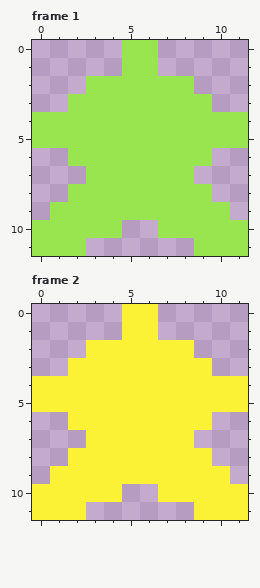
Two states of a pixel-art file, Assets/Sprites/Star.ase. The first picture shows the starting point.
12x12 pixels, 2 frames. Shown: frame 1, frame 2.
The result:
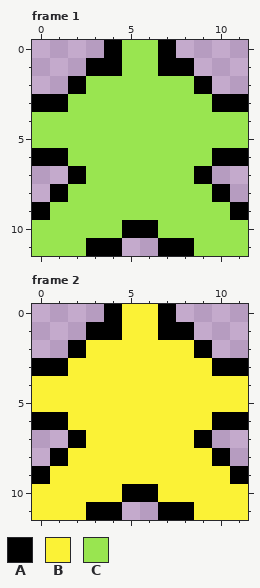
Palette (. is transparent): A #000000  B #fbf236  C #99e550
Changes in this commit:
--- frame 1
@@ x 0..11 @@
- 0 .....CC.....
- 1 .....CC.....
- 2 ...CCCCCC...
- 3 ..CCCCCCCC..
+ 0 ....ACCA....
+ 1 ...AACCAA...
+ 2 ..ACCCCCCA..
+ 3 AACCCCCCCCAA
  4 CCCCCCCCCCCC
  5 CCCCCCCCCCCC
- 6 ..CCCCCCCC..
- 7 ...CCCCCC...
- 8 ..CCCCCCCC..
- 9 .CCCCCCCCCC.
-10 CCCCC..CCCCC
-11 CCC......CCC
+ 6 AACCCCCCCCAA
+ 7 ..ACCCCCCA..
+ 8 .ACCCCCCCCA.
+ 9 ACCCCCCCCCCA
+10 CCCCCAACCCCC
+11 CCCAA..AACCC
--- frame 2
@@ x 0..11 @@
- 0 .....BB.....
- 1 .....BB.....
- 2 ...BBBBBB...
- 3 ..BBBBBBBB..
+ 0 ....ABBA....
+ 1 ...AABBAA...
+ 2 ..ABBBBBBA..
+ 3 AABBBBBBBBAA
  4 BBBBBBBBBBBB
  5 BBBBBBBBBBBB
- 6 ..BBBBBBBB..
- 7 ...BBBBBB...
- 8 ..BBBBBBBB..
- 9 .BBBBBBBBBB.
-10 BBBBB..BBBBB
-11 BBB......BBB
+ 6 AABBBBBBBBAA
+ 7 ..ABBBBBBA..
+ 8 .ABBBBBBBBA.
+ 9 ABBBBBBBBBBA
+10 BBBBBAABBBBB
+11 BBBAA..AABBB
